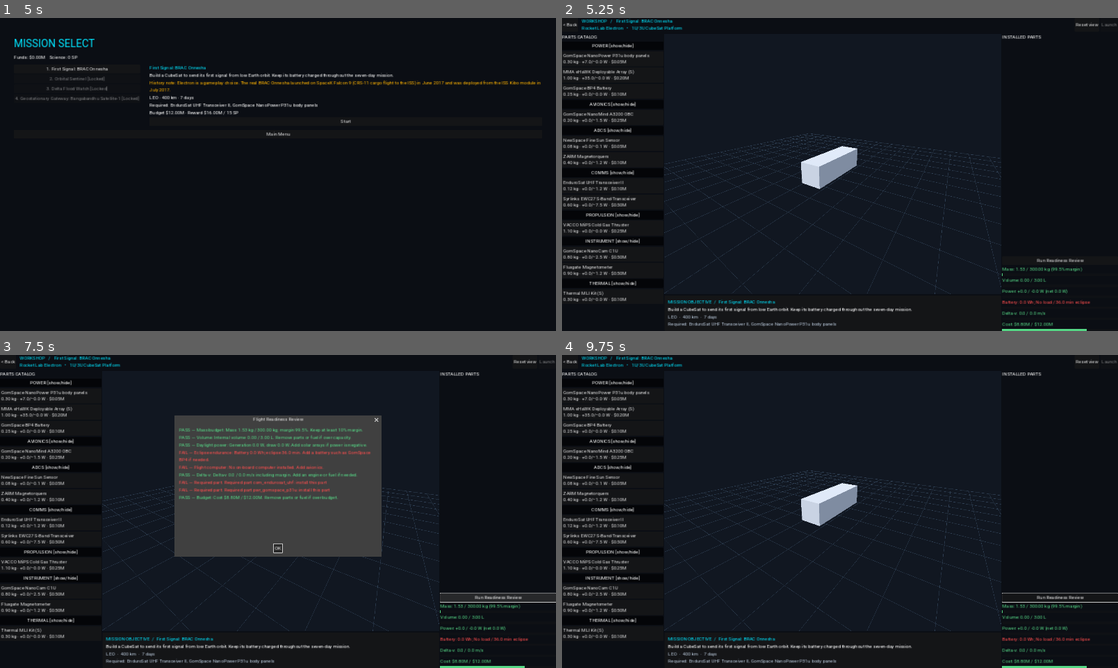
Above: before the commit, frames 1-4 (two rows, left to right).
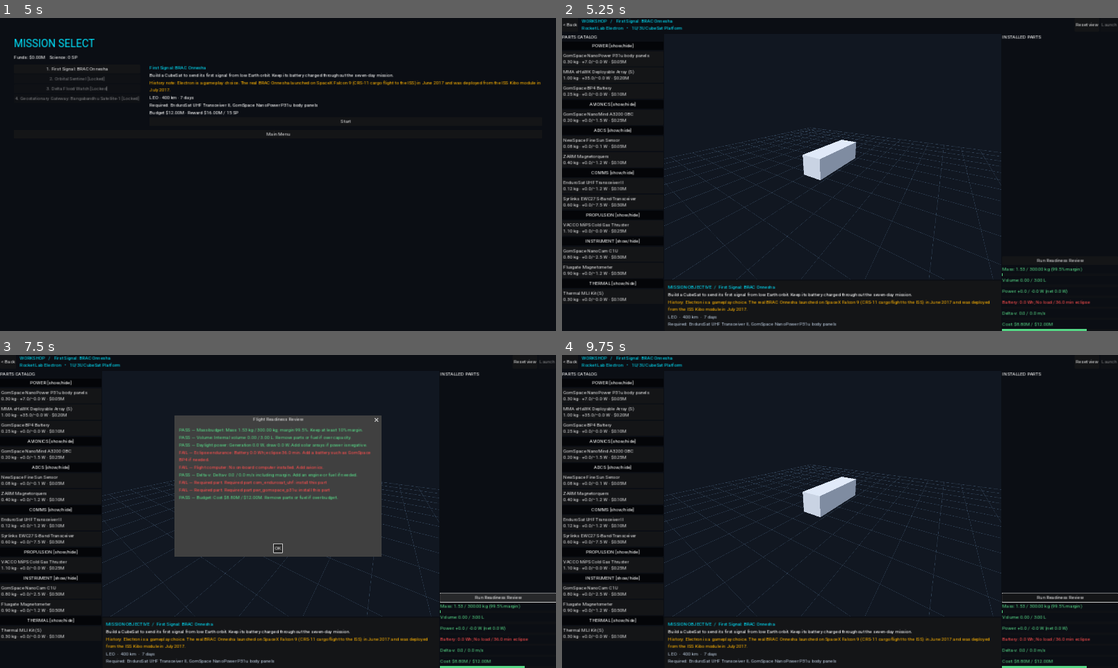
Above: after the commit, the same moments.

Repository: jahinhossain8573/spacebound
Game: Godot game, scene res://scenes/MainMenu.tscn
Two runs of this game, one before a commit and one after it. Both use one fixed random seed, a clock stepped at 60 frames per second and the inputs below.
Inputs:
- Up to frame 1 (5 s): click "New Campaign" at 0.5 s; click "Main Menu" at 1.25 s; click "New Campaign" at 2 s; click "Continue" at 2.75 s; click "Continue" at 3.5 s; click "OK" at 4.25 s
- Up to frame 2 (5.25 s): click "Start" at 5 s
- Up to frame 3 (7.5 s): click "< Back" at 5.75 s; click "Start" at 6.5 s; click "Run Readiness Review" at 7.25 s
- Up to frame 4 (9.75 s): click "NewSpace Fine Sun Sensor 0.08…" at 8 s; click "NewSpace Fine Sun Sensor 0.08…" at 8.75 s; click "OK" at 9.5 s

Frame 1 is identical in both runs. In frame 2, 3.9% of the frame differs, in the area x 18-79%, y 34-94%; in frame 3, 2.3%; in frame 4, 3.9%.

Commit message:
Complete Mission 1 beacon objective

Diff:
--- a/data/missions.json
+++ b/data/missions.json
@@ -21,7 +21,26 @@
     "rewardFundsMillions": 16,
     "rewardSciencePoints": 15,
     "unlocksTier": 1,
-    "historyNote": "Electron is a gameplay choice. The real BRAC Onnesha launched on SpaceX Falcon 9 (CRS-11 cargo flight to the ISS) in June 2017 and was deployed from the ISS Kibo module in July 2017."
+    "historyNote": "Electron is a gameplay choice. The real BRAC Onnesha launched on SpaceX Falcon 9 (CRS-11 cargo flight to the ISS) in June 2017 and was deployed from the ISS Kibo module in July 2017.",
+    "objectives": [
+      {
+        "id": "reach_orbit",
+        "name": "Reach starting orbit",
+        "trigger": "launch"
+      },
+      {
+        "id": "first_signal",
+        "name": "First signal",
+        "trigger": "sunlit_pass",
+        "requiredPartId": "com_endurosat_uhf",
+        "message": "Beacon received at Betbunia ground station, Bangladesh"
+      },
+      {
+        "id": "survive_duration",
+        "name": "Survive mission duration",
+        "trigger": "duration"
+      }
+    ]
   },
   {
     "missionNumber": 2,
--- a/scripts/CampaignScreen.gd
+++ b/scripts/CampaignScreen.gd
@@ -173,6 +173,9 @@
 		_body.add_child(bar)
 	_label("Payout: $%.2fM and %d SP" % [receipt.funds_millions, receipt.science_points])
 	if not receipt.unlocks.is_empty(): _label("Unlocked: " + ", ".join(receipt.unlocks), null, Color("ffb300"))
+	_label("Objectives")
+	for objective in GameManager.last_result.get("objectives", []):
+		_label(("✓ " if objective.get("done", false) else "○ ") + str(objective.get("name", "")))
 	_label("Flight log")
 	for line in receipt.flight_log: _label(str(line))
 	var next := _button("Continue", _return_to_missions)
--- a/scripts/FlightView.gd
+++ b/scripts/FlightView.gd
@@ -43,6 +43,10 @@
 var _skip_remaining := 0.0
 var _failure_delay := 0.0
 var _flash_clock := 0.0
+var _sunlit_pass_started := false
+var _objective_label: Label
+var _beacon_label: Label
+var _skip_beacon_at := -1.0
 var shared_launch: Control
 var _shared_rocket: Node3D
 var _shared_center := Vector3(0, -6371000.0, 0)
@@ -97,6 +101,12 @@
 	_hud = Label.new()
 	_hud.add_theme_color_override("font_color", Color("00e5ff"))
 	layout.add_child(_hud)
+	_objective_label = Label.new()
+	_objective_label.autowrap_mode = TextServer.AUTOWRAP_WORD_SMART
+	layout.add_child(_objective_label)
+	_beacon_label = Label.new()
+	_beacon_label.add_theme_color_override("font_color", Color("00e5ff"))
+	layout.add_child(_beacon_label)
 	_battery_label = Label.new()
 	layout.add_child(_battery_label)
 	_battery_bar = ProgressBar.new()
@@ -219,18 +229,18 @@
 	var elapsed := real_delta_s * warp
 	if power_active:
 		var remaining := minf(elapsed, maxf(0.0, float(mission.durationDays) * 86400.0 - mission_elapsed_s))
-		while remaining > 0.000001 and not power_failed:
-			var step := minf(5.0, remaining)
-			var period_s: float = FlightSim.orbital_period_s(orbit.semi_major_axis_km, orbit.mu)
-			orbit.time_since_periapsis_s = fposmod(orbit.time_since_periapsis_s + step * 0.5, period_s)
-			_update_position()
-			var rate := -draw_w if in_eclipse else generation_w - draw_w
-			battery_charge_wh = clampf(battery_charge_wh + rate * step / 3600.0, 0.0, battery_capacity_wh)
-			_track_battery()
-			mission_elapsed_s += step
-			orbit.time_since_periapsis_s = fposmod(orbit.time_since_periapsis_s + step * 0.5, period_s)
-			remaining -= step
-			if battery_charge_wh <= 0.0 and rate < 0.0: _power_failure("POWER FAILURE")
+		var period_s: float = FlightSim.orbital_period_s(orbit.semi_major_axis_km, orbit.mu)
+		var fraction := _eclipse_fraction()
+		var result: Dictionary = FlightSim.simulate_mission_skip(remaining, period_s, fraction, generation_w, draw_w, battery_capacity_wh, battery_charge_wh, _sun_phase(period_s, fraction), _sunlit_pass_started)
+		var before := mission_elapsed_s
+		mission_elapsed_s += result.elapsed_s
+		orbit.time_since_periapsis_s = fposmod(orbit.time_since_periapsis_s + result.elapsed_s, period_s)
+		battery_charge_wh = result.end_wh
+		_sunlit_pass_started = result.pass_started
+		battery_lowest_pct = minf(battery_lowest_pct, result.lowest_wh / battery_capacity_wh * 100.0 if battery_capacity_wh > 0 else 0.0)
+		GameManager.last_result["battery_lowest_pct"] = battery_lowest_pct
+		if result.sunlit_pass_completed_s >= 0.0: _award_beacon(before + result.sunlit_pass_completed_s)
+		if not result.survived: _power_failure("POWER FAILURE")
 		_update_position()
 		if not power_failed and mission_elapsed_s >= float(mission.durationDays) * 86400.0: _complete_duration()
 		return
@@ -246,7 +256,10 @@
 		if _failure_delay <= 0.0: _open_debrief()
 	elif not _skip_result.is_empty():
 		_skip_animation += delta
-		mission_elapsed_s = _skip_start + _skip_remaining * minf(1.0, _skip_animation / 3.0)
+		mission_elapsed_s = _skip_start + _skip_result.elapsed_s * minf(1.0, _skip_animation / 3.0)
+		if _skip_beacon_at >= 0.0 and mission_elapsed_s >= _skip_beacon_at:
+			_award_beacon(_skip_beacon_at)
+			_skip_beacon_at = -1.0
 		_update_position()
 		if _skip_animation >= 3.0:
 			battery_charge_wh = _skip_result.end_wh
@@ -255,6 +268,7 @@
 	else:
 		advance_time(delta)
 	_update_battery_hud()
+	_update_objectives()
 	if orbit != null:
 		_update_camera()
 		var pixels := maxf(1.0, float(_view.size.y))
@@ -376,10 +390,9 @@
 	# Notify event listeners before reading power totals and computing the result.
 	GameManager.mission_skip_started.emit(_skip_remaining)
 	var period: float = FlightSim.orbital_period_s(orbit.semi_major_axis_km, orbit.mu)
-	var fraction: float = 72.0 / 1436.0 if mission.get("targetOrbit", "") in ["GEO", "GTO"] else FlightSim.eclipse_fraction(orbit.semi_major_axis_km)
-	# The skip helper's cycle starts at eclipse exit, with sunlight first.
-	var phase := fposmod(orbit.time_since_periapsis_s + orbit.arg_periapsis_rad / TAU * period - period * (0.5 + fraction * 0.5), period)
-	_skip_result = FlightSim.simulate_mission_skip(_skip_remaining, period, fraction, generation_w, draw_w, battery_capacity_wh, battery_charge_wh, phase)
+	var fraction := _eclipse_fraction()
+	_skip_result = FlightSim.simulate_mission_skip(_skip_remaining, period, fraction, generation_w, draw_w, battery_capacity_wh, battery_charge_wh, _sun_phase(period, fraction), _sunlit_pass_started)
+	if _skip_result.sunlit_pass_completed_s >= 0.0: _skip_beacon_at = _skip_start + _skip_result.sunlit_pass_completed_s
 	battery_lowest_pct = minf(battery_lowest_pct, _skip_result.lowest_wh / battery_capacity_wh * 100.0 if battery_capacity_wh > 0 else 0.0)
 	GameManager.last_result["battery_lowest_pct"] = battery_lowest_pct
 	_skip_animation = 0.0
@@ -445,3 +458,29 @@
 	_plotter.transform = Transform3D(Basis(Vector3.UP, Vector3.BACK, Vector3.RIGHT).scaled(Vector3.ONE * SHARED_SCALE), _shared_center)
 	_update_position()
 	_camera.global_transform = camera_transform
+
+func _eclipse_fraction() -> float:
+	return 72.0 / 1436.0 if mission.get("targetOrbit", "") in ["GEO", "GTO"] else FlightSim.eclipse_fraction(orbit.semi_major_axis_km)
+
+func _sun_phase(period: float, fraction: float) -> float:
+	return fposmod(orbit.time_since_periapsis_s + orbit.arg_periapsis_rad / TAU * period - period * (0.5 + fraction * 0.5), period)
+
+func _award_beacon(at: float) -> void:
+	for definition in mission.get("objectives", []):
+		if definition.trigger != "sunlit_pass": continue
+		var found := false
+		for part in GameManager.current_build.get("installed_components", []):
+			if part.get("id", "") == definition.requiredPartId: found = true
+		if not found: continue
+		for objective in GameManager.last_result.get("objectives", []):
+			if objective.get("id", "") == definition.id and not objective.done:
+				objective.done = true
+				_beacon_label.text = definition.message
+				GameManager.last_result.flight_log.append("T+%.1fs %s" % [at, definition.message])
+
+func _update_objectives() -> void:
+	if _objective_label == null: return
+	var lines: Array[String] = []
+	for objective in GameManager.last_result.get("objectives", []):
+		lines.append(("✓ " if objective.get("done", false) else "○ ") + str(objective.get("name", "")))
+	_objective_label.text = "  |  ".join(lines)
--- a/scripts/Launch.gd
+++ b/scripts/Launch.gd
@@ -246,6 +246,10 @@
 	var m: Dictionary = GameManager.current_mission
 	var stats: Dictionary = GameManager.current_build.stats
 	GameManager.last_result = {"mission_number":int(m.missionNumber), "attempt_id":GameManager.attempt_id, "launched":fals …(294 unchanged characters)…
+	if m.has("objectives"):
+		GameManager.last_result.objectives = []
+		for definition in m.objectives:
+			GameManager.last_result.objectives.append({"id":definition.id, "name":definition.name, "done":false})
 	_log("Liftoff aboard %s (reliability %.0f%%)." % [GameManager.current_build.launcher.name, reliability*100])
 
 func _process(delta: float) -> void:
@@ -326,7 +330,8 @@
 	finished = true
 	_log("Orbital insertion nominal.")
 	GameManager.last_result.launched = true
-	GameManager.last_result.objectives[0].done = true
+	for objective in GameManager.last_result.objectives:
+		if objective.get("id", "") == "reach_orbit" or objective.get("name", "") == "Reach starting orbit": objective.done = true
 	GameManager.flight_elapsed_s = elapsed
 	var mission: Dictionary = GameManager.current_mission
 	var initial := OrbitState.new()
--- a/scripts/Workshop.gd
+++ b/scripts/Workshop.gd
@@ -122,6 +122,12 @@
 	objective_brief.text = str(mission.get("briefing", ""))
 	objective_brief.autowrap_mode = TextServer.AUTOWRAP_WORD_SMART
 	objective_content.add_child(objective_brief)
+	if mission.has("historyNote"):
+		var history := Label.new()
+		history.text = "History: " + str(mission.historyNote)
+		history.autowrap_mode = TextServer.AUTOWRAP_WORD_SMART
+		history.add_theme_color_override("font_color", Color("ffb300"))
+		objective_content.add_child(history)
 	var required_names: Array[String] = []
 	for part_id in mission.get("requiredPartIds", []):
 		required_names.append(str(GlobalData.get_part(part_id).get("name", part_id)))
--- a/scripts/autoload/FlightSim.gd
+++ b/scripts/autoload/FlightSim.gd
@@ -105,16 +105,17 @@
 
 ## Starts with a full battery at the start of sunlight; failure orbit is one-based.
 ## The last orbit is truncated to duration_s. Reaching zero charge is failure.
-func simulate_mission_skip(duration_s: float, orbit_period_s: float, eclipse_fraction: float, gen_w: float, draw_w: float, battery_wh: float, start_wh: float = -1.0, phase_s: float = 0.0) -> Dictionary:
+func simulate_mission_skip(duration_s: float, orbit_period_s: float, eclipse_fraction: float, gen_w: float, draw_w: float, battery_wh: float, start_wh: float = -1.0, phase_s: float = 0.0, pass_started: bool = false) -> Dictionary:
 	var capacity := maxf(0.0, battery_wh)
 	var charge := capacity if start_wh < 0.0 else clampf(start_wh, 0.0, capacity)
 	var lowest := charge
 	if not is_finite(duration_s) or not is_finite(orbit_period_s) or orbit_period_s <= 0.0:
-		return {"survived":false, "lowest_wh":0.0, "end_wh":charge, "failed_orbit":1}
+		return {"survived":false, "lowest_wh":0.0, "end_wh":charge, "failed_orbit":1, "elapsed_s":0.0, "sunlit_pass_completed_s":-1.0, "pass_started":false}
 	var remaining := maxf(0.0, duration_s)
 	var sun_end := orbit_period_s * (1.0 - clampf(eclipse_fraction, 0.0, 1.0))
 	var phase := fposmod(phase_s, orbit_period_s)
 	var elapsed := 0.0
+	var pass_completed := -1.0
 	while remaining > 0.000001:
 		var sunlight := phase < sun_end
 		var boundary := sun_end if sunlight else orbit_period_s
@@ -123,9 +124,16 @@
 		var next := clampf(charge + rate * step / 3600.0, 0.0, capacity)
 		lowest = minf(lowest, next)
 		if next <= 0.0 and rate < 0.0:
-			return {"survived":false, "lowest_wh":0.0, "end_wh":0.0, "failed_orbit":int(elapsed / orbit_period_s) + 1}
+			var failed_at := elapsed + (charge * 3600.0 / -rate)
+			return {"survived":false, "lowest_wh":0.0, "end_wh":0.0, "failed_orbit":int(failed_at / orbit_period_s) + 1, "elapsed_s":failed_at, "sunlit_pass_completed_s":pass_completed, "pass_started":false}
 		charge = next
 		remaining -= step
 		elapsed += step
+		var reached_boundary := step >= boundary - phase - 0.000001
+		if reached_boundary and sunlight:
+			if pass_started and charge > 0.0 and pass_completed < 0.0: pass_completed = elapsed
+			pass_started = false
+		elif reached_boundary:
+			pass_started = charge > 0.0
 		phase = fposmod(phase + step, orbit_period_s)
-	return {"survived":true, "lowest_wh":lowest, "end_wh":charge, "failed_orbit":-1}
+	return {"survived":true, "lowest_wh":lowest, "end_wh":charge, "failed_orbit":-1, "elapsed_s":elapsed, "sunlit_pass_completed_s":pass_completed, "pass_started":pass_started}
--- a/scripts/autoload/GlobalData.gd
+++ b/scripts/autoload/GlobalData.gd
@@ -98,6 +98,18 @@
 				for value: Variant in item[field]:
 					if not value is String or value.is_empty():
 						return false
+			if item.has("objectives"):
+				if not item.objectives is Array or item.objectives.is_empty(): return false
+				var objective_ids := {}
+				for objective in item.objectives:
+					if not objective is Dictionary: return false
+					for key in ["id", "name", "trigger"]:
+						if not objective.get(key) is String or objective[key].is_empty(): return false
+					if objective.id in objective_ids or objective.trigger not in ["launch", "sunlit_pass", "duration"]: return false
+					objective_ids[objective.id] = true
+					if objective.trigger == "sunlit_pass":
+						for key in ["requiredPartId", "message"]:
+							if not objective.get(key) is String or objective[key].is_empty(): return false
 			if item.has("unlocksTier") and (not _is_number(item.unlocksTier) or item.unlocksTier < 0 or item.unlocksTier > 4 or item.unlocksTier != floor(item.unlocksTier)):
 				return false
 		_:
--- /dev/null
+++ b/tests/test_mission1.gd
@@ -0,0 +1,61 @@
+extends SceneTree
+var failures := 0
+func _initialize() -> void: call_deferred("run_tests")
+func check(ok: bool, message: String) -> void:
+	print(("PASS: " if ok else "FAIL: ") + message)
+	if not ok: failures += 1
+func run_tests() -> void:
+	var gm := root.get_node("GameManager")
+	var data := root.get_node("GlobalData")
+	var sim := root.get_node("FlightSim")
+	var partial: Dictionary = sim.simulate_mission_skip(170, 100, 0.2, 2, 1, 100, 100, 10, false)
+	check(absf(partial.sunlit_pass_completed_s - 170.0) < 0.01, "partial pass discarded until full next pass")
+	var midway: Dictionary = sim.simulate_mission_skip(70, 100, 0.2, 2, 1, 100, 100, 10, true)
+	check(absf(midway.sunlit_pass_completed_s - 70.0) < 0.01, "skip continues in-progress sunlight")
+	var early: Dictionary = sim.simulate_mission_skip(200, 100, 0.2, 0, 3600, 100, 5, 10, true)
+	check(not early.survived and early.sunlit_pass_completed_s < 0 and absf(early.elapsed_s - 5) < 0.01, "depletion before beacon stops simulation")
+	var late: Dictionary = sim.simulate_mission_skip(200, 100, 0.2, 0, 3600, 100, 100, 10, true)
+	check(not late.survived and absf(late.sunlit_pass_completed_s - 70) < 0.01, "beacon retained after later depletion")
+	gm.save_path = "user://spa15-%d.json" % Time.get_ticks_usec()
+	gm.new_campaign()
+	gm.start_mission(1)
+	var mission: Dictionary = gm.current_mission
+	gm.current_build = {"launcher":data.get_launcher(mission.requiredLauncher),"bus":data.get_bus(mission.requiredBus),"installed_components":[data.get_part("pwr_gomspace_p31u"),data.get_part("pwr_gomspace_bp4"),data.get_part("av_gomspace_a3200"),data.get_part("com_endurosat_uhf")],"propellant_mass_kg":0.0}
+	var stats: Dictionary = load("res://scripts/BuildStats.gd").new().calculate_stats(gm.current_build,mission)
+	gm.last_result = {"mission_number":1,"attempt_id":gm.attempt_id,"launched":true,"objectives":[],"flight_log":[],"total_cost_m":stats.cost_millions,"mass_margin_pct":stats.mass_margin_pct}
+	for o in mission.objectives: gm.last_result.objectives.append({"id":o.id,"name":o.name,"done":o.id == "reach_orbit"})
+	var flight = load("res://scenes/FlightView.tscn").instantiate()
+	root.add_child(flight)
+	flight.set_process(false)
+	var period: float = sim.orbital_period_s(flight.orbit.semi_major_axis_km)
+	flight.advance_time(period * 0.3)
+	check(not gm.last_result.objectives[1].done, "initial partial sunlight does not award beacon")
+	flight.skip_mission_time()
+	flight._process(1.5)
+	check(gm.last_result.objectives[1].done and flight._beacon_label.text.contains("Betbunia"), "skip awards and displays beacon")
+	flight._process(1.5)
+	check(gm.last_result.objectives[2].done and gm.last_result.flight_log.size() == 2, "survival and one beacon log")
+	var receipt: Dictionary = gm.finalize_mission(gm.last_result)
+	check(receipt.stars == 3 and absf(receipt.score - 92.5) < 0.01 and receipt.science_points == 17 and receipt.funds_millions == 16, "reference build rewards")
+	check(gm.is_mission_unlocked(2) and gm.unlocked_tier == 1, "Mission 2 and Tier 1 unlocked")
+	flight.queue_free()
+	await process_frame
+	gm.start_mission(1)
+	gm.current_build.installed_components = [data.get_part("pwr_gomspace_p31u"),data.get_part("pwr_gomspace_bp4"),data.get_part("av_gomspace_a3200")]
+	gm.last_result = {"mission_number":1,"attempt_id":gm.attempt_id,"launched":true,"objectives":[],"flight_log":[]}
+	for o in mission.objectives: gm.last_result.objectives.append({"id":o.id,"name":o.name,"done":o.id == "reach_orbit"})
+	flight = load("res://scenes/FlightView.tscn").instantiate()
+	root.add_child(flight)
+	flight.set_process(false)
+	flight.orbit.arg_periapsis_rad = 0.9
+	flight.advance_time(period * 2)
+	check(not gm.last_result.objectives[1].done, "missing radio prevents beacon in live flight")
+	gm.current_build.installed_components.append(data.get_part("com_endurosat_uhf"))
+	flight.advance_time(period * 2)
+	check(gm.last_result.objectives[1].done and gm.last_result.flight_log.size() == 1, "rotated live orbit awards one beacon")
+	flight.advance_time(period * 2)
+	check(gm.last_result.flight_log.size() == 1, "beacon is not repeated")
+	flight.queue_free()
+	DirAccess.remove_absolute(ProjectSettings.globalize_path(gm.save_path))
+	print("Mission 1 failures: ", failures)
+	quit(1 if failures else 0)
